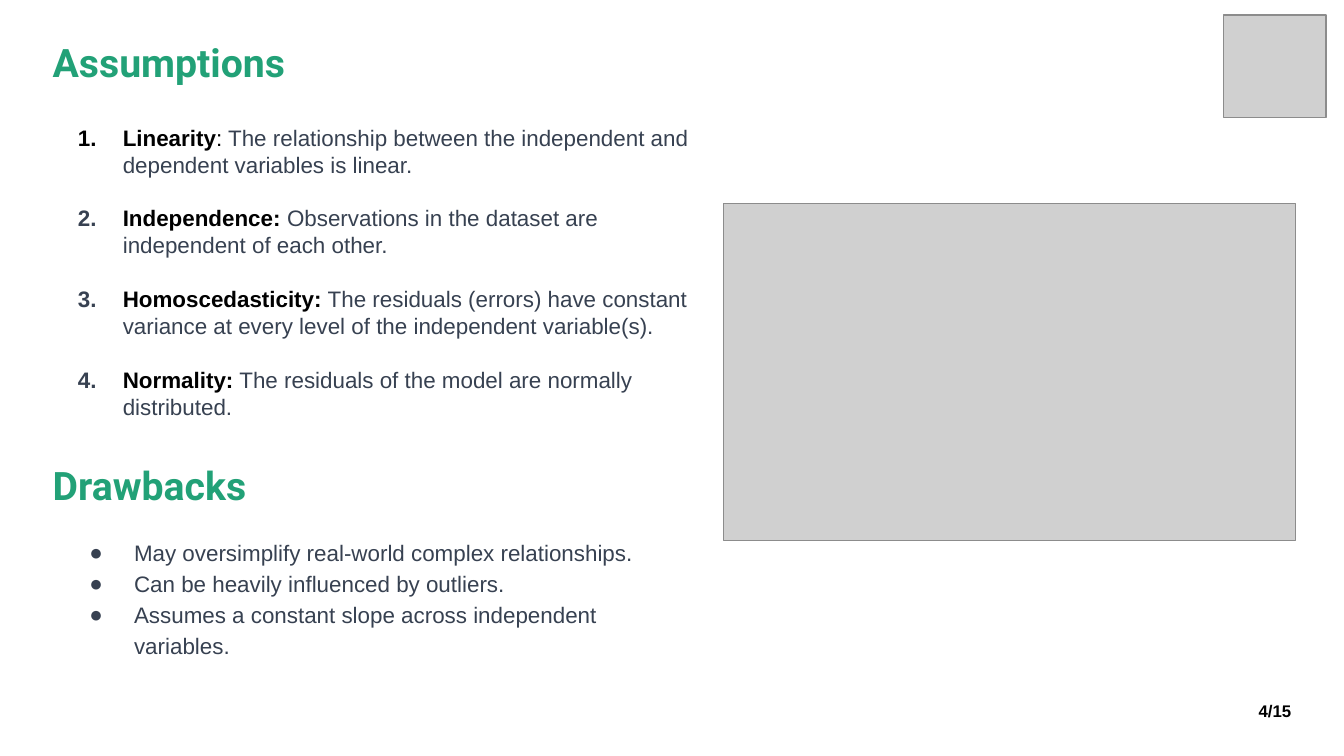
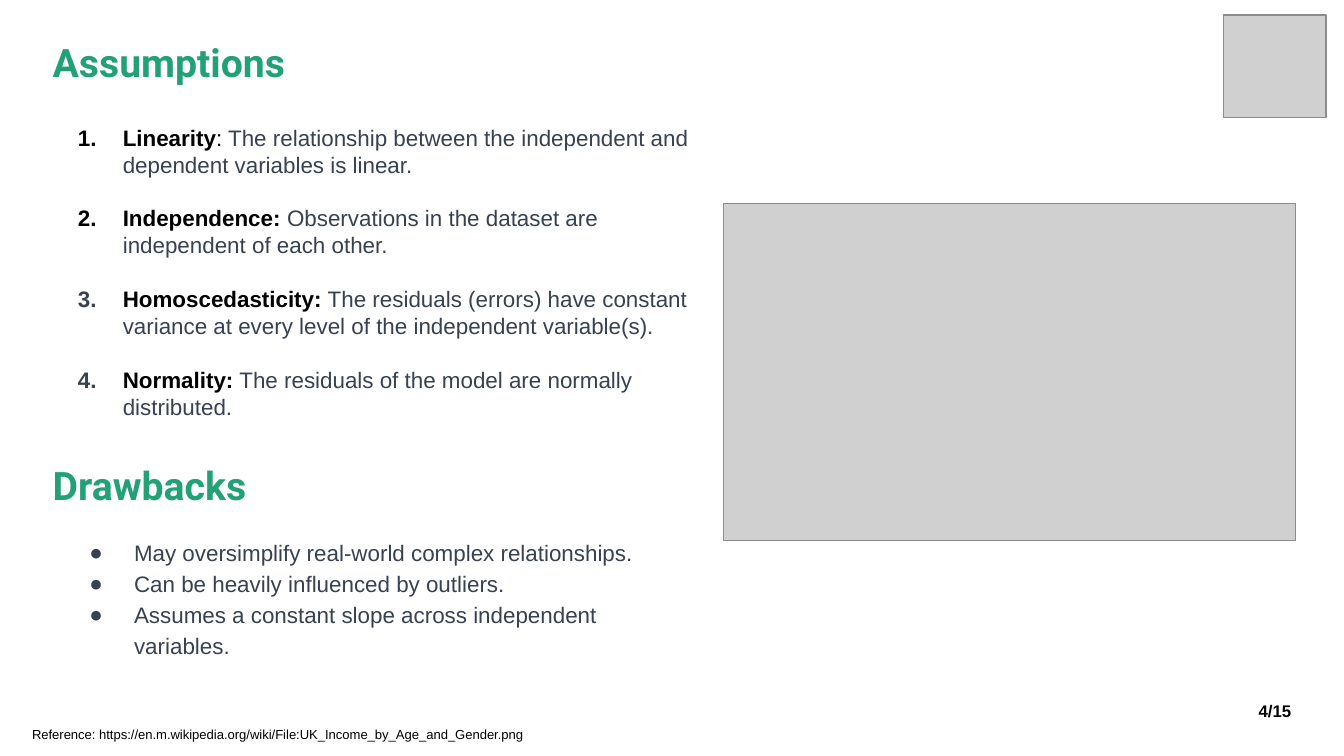
Before and after one commit to Shagun-25/Linear_Regression_Presentation, a slide deck: slide 5 of LR Presentation.pptx. Drawn at 1344x756 pixels with LibreOffice and Linux fonts; fonts in the diff are those of the drawing; grey boxes stand for pictures. Boxes give left, top, right and bottom in pixels: in the first picture for what was removed or moved away, otherwise in the second. Text is boxed around its words. In the diff, an @@ line names an element or a change of style, - is before the commit and + after.

Commit message:
Linear Regression: A Practical Perspective

```diff
--- a/LR Presentation.pptx
+++ b/LR Presentation.pptx
@@ text added at (32,729,523,742), 7 pt, text #000000 @@
+Reference: https://en.m.wikipedia.org/wiki/File:UK_Income_by_Age_and_Gender.png
```
